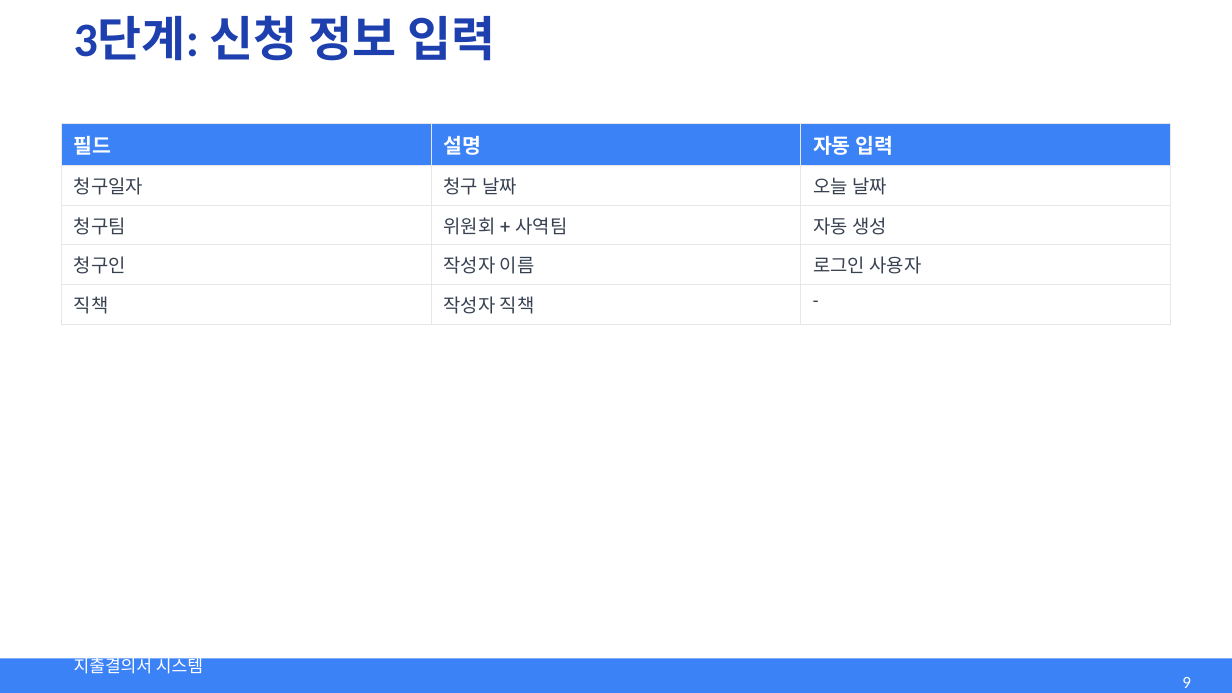
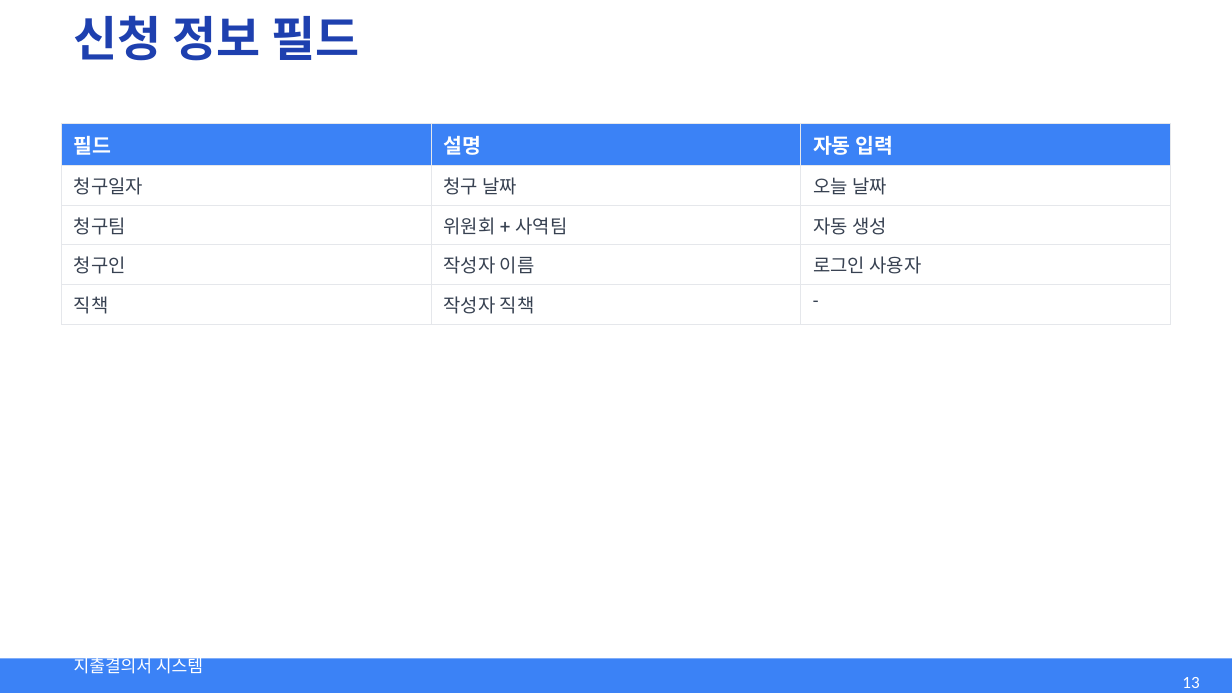
Before and after one commit to can1001/expense-saas, a slide deck: slide 13 of docs/user-guide/presentations/01-expense-guide.pptx (slide 9 before the commit). Drawn at 1232x693 pixels with LibreOffice and Linux fonts; fonts in the diff are those of the drawing. Boxes give left, top, right and bottom in pixels: in the first picture for what was removed or moved away, otherwise in the second. Text is boxed around its words. In the diff, an @@ line names an element or a change of style, - is before the commit and + after.

```diff
--- a/docs/user-guide/presentations/01-expense-guide.pptx
+++ b/docs/user-guide/presentations/01-expense-guide.pptx
@@ text at (x1=74, y1=15, x2=359, y2=61): text changed @@
-3단계: 신청 정보 입력
+신청 정보 필드
@@ page number at (x1=1182, y1=677, x2=1199, y2=688): text changed @@
-9
+13
```
Also in this commit, not shown: 5 other slides changed, 7 slides added, 5 other files.
